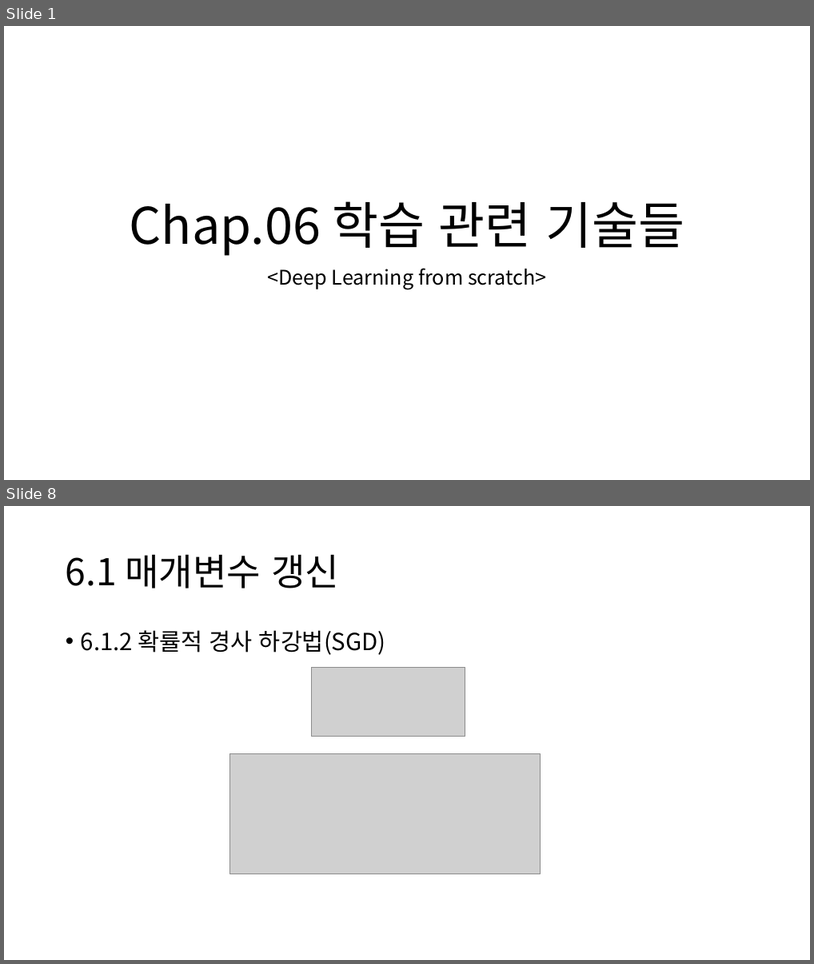
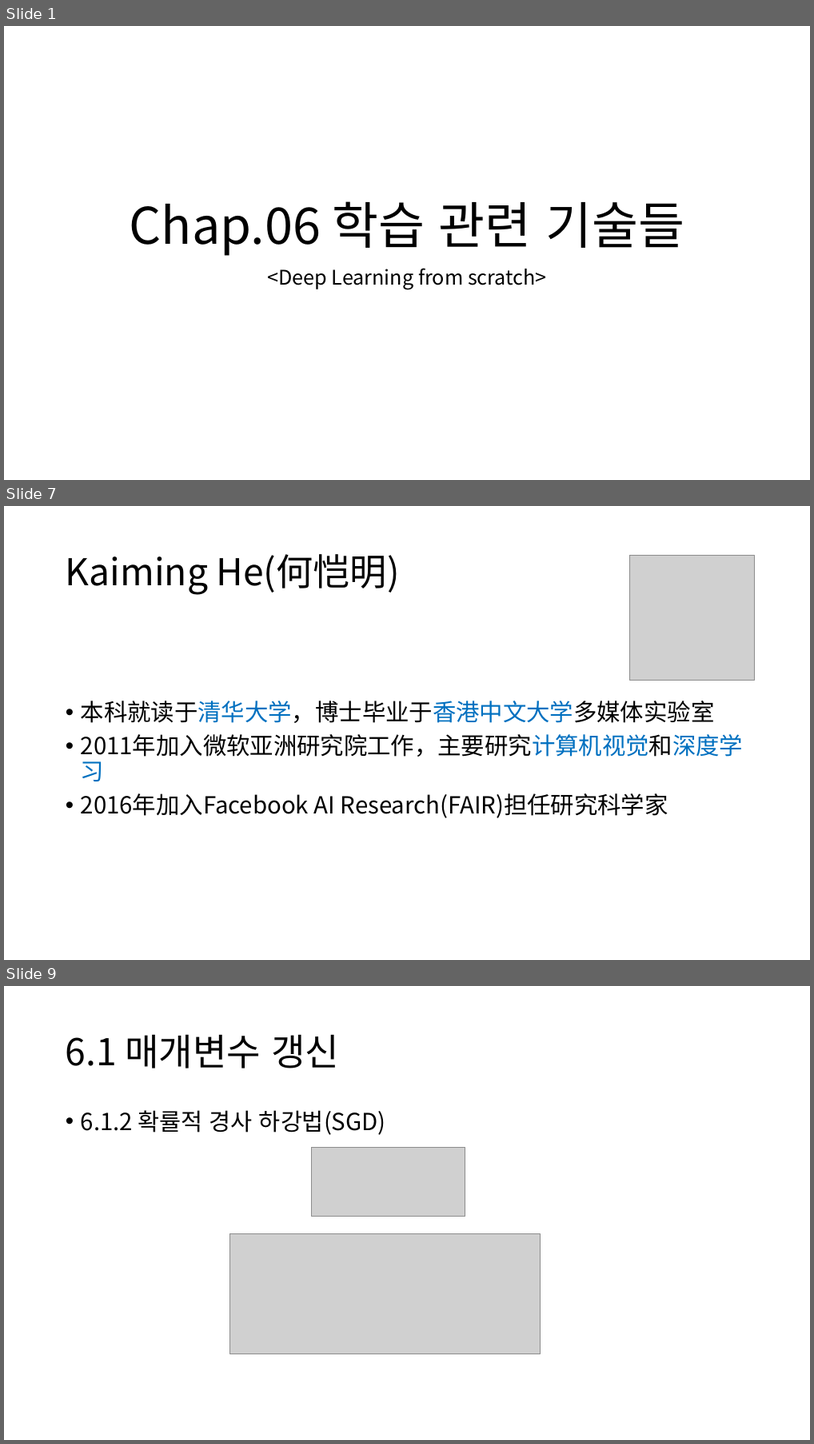
Before and after one commit to DL-StudyGroup/deep_learning_from_scratch, a slide deck: presentation/Week09.학습 관련 기술들.pptx. Shown one above the other, each under a label of ours: slides 1 and 8 before the commit, slides 1, 7 and 9 after it; the slides between them are not shown. The pictures are 814x964 and 814x1444 pixels, drawn with LibreOffice and Linux fonts; fonts in the diff are those of the drawing; grey boxes stand for pictures. Boxes give left, top, right and bottom in pixels: in the first picture for what was removed or moved away, otherwise in the second. Text is boxed around its words. In the diff, an @@ line names an element or a change of style, - is before the commit and + after.

```diff
--- a/presentation/Week09.학습 관련 기술들.pptx
+++ b/presentation/Week09.학습 관련 기술들.pptx
@@ slide 7 added at bbox=[4, 506, 810, 960], background #FFFFFF @@
@@ title added at bbox=[66, 554, 399, 595], 44 pt, text #000000 @@
+Kaiming He(何恺明)
@@ picture added at bbox=[630, 556, 754, 680] @@
@@ text added at bbox=[81, 700, 743, 818], 28 pt, text #000000 @@
+• 本科就读于清华大学，博士毕业于香港中文大学多媒体实验室
+• 2011年加入微软亚洲研究院工作，主要研究计算机视觉和深度学习
+• 2016年加入Facebook AI Research(FAIR)担任研究科学家
@@ what was slide 8 is now slide 9 @@
```
Also in this commit, not shown: 15 slides changed, 5 other slides added, 1 slide removed.
